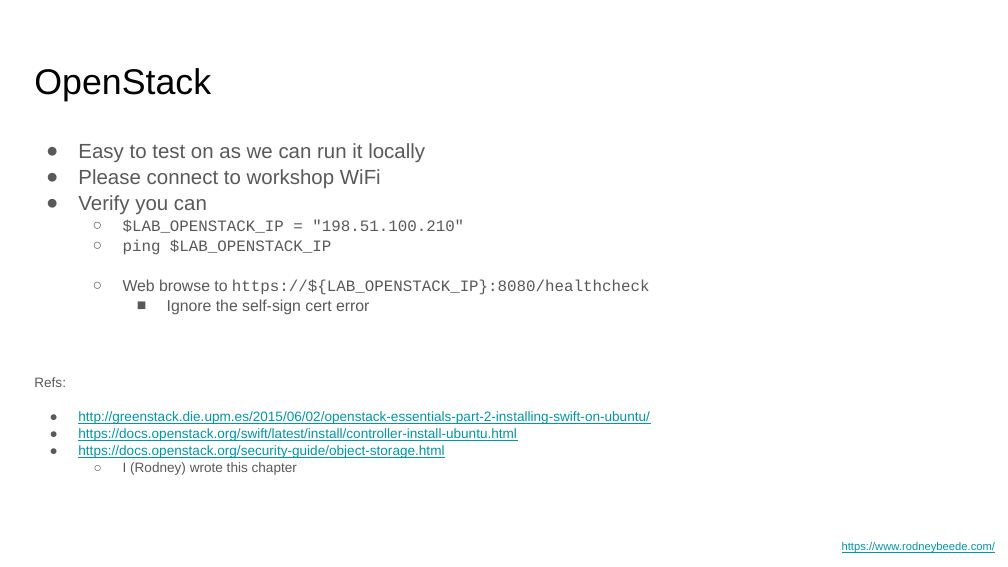
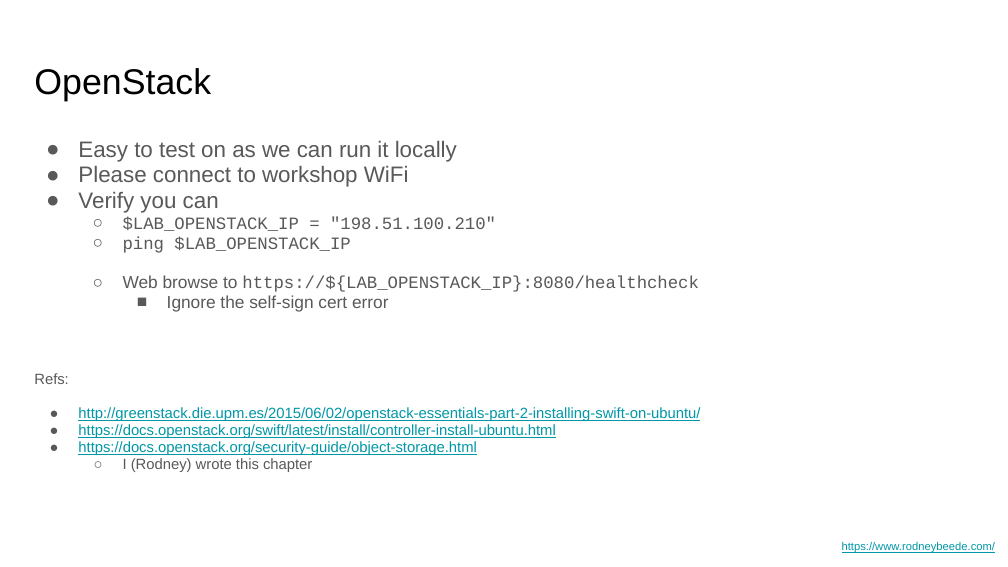
Before and after one commit to rbeede/BSidesSATX2023, a slide deck: slide 18 of Pen-testing Cloud REST APIs - BSidesSATX2023.pptx. Drawn at 1008x567 pixels with LibreOffice and Linux fonts; fonts in the diff are those of the drawing. Boxes give left, top, right and bottom in pixels: in the first picture for what was removed or moved away, otherwise in the second. Text is boxed around its words. In the diff, an @@ line names an element or a change of style, - is before the commit and + after.

```diff
--- a/Pen-testing Cloud REST APIs - BSidesSATX2023.pptx
+++ b/Pen-testing Cloud REST APIs - BSidesSATX2023.pptx
@@ text "Easy to test on as ..." at (34,141,700,472): size 14.6 to 15.9 pt in "Easy to test on as we can ...", "Please connect to workshop WiFi", "Verify you can"; size 11.3 to 12.4 pt in "$LAB_OPENSTACK_IP = "198.51.100.210"", "ping $LAB_OPENSTACK_IP", "Web browse to https://${LAB_OPENSTACK_IP}:8080/healthcheck", "Ignore the self-sign cert error"; size 9.7 to 10.6 pt in "Refs:", "http://greenstack.die.upm.es/2015/06/02/openstack-essentials ...", "https://docs.openstack.org/swift/latest/install/controller-i ...", "https://docs.openstack.org/security-guide/object-storage.htm ..." and 1 more places; line spacing 1.05 to 0.95 @@
```
Also in this commit, not shown: 5 other slides changed, 2 other files.
